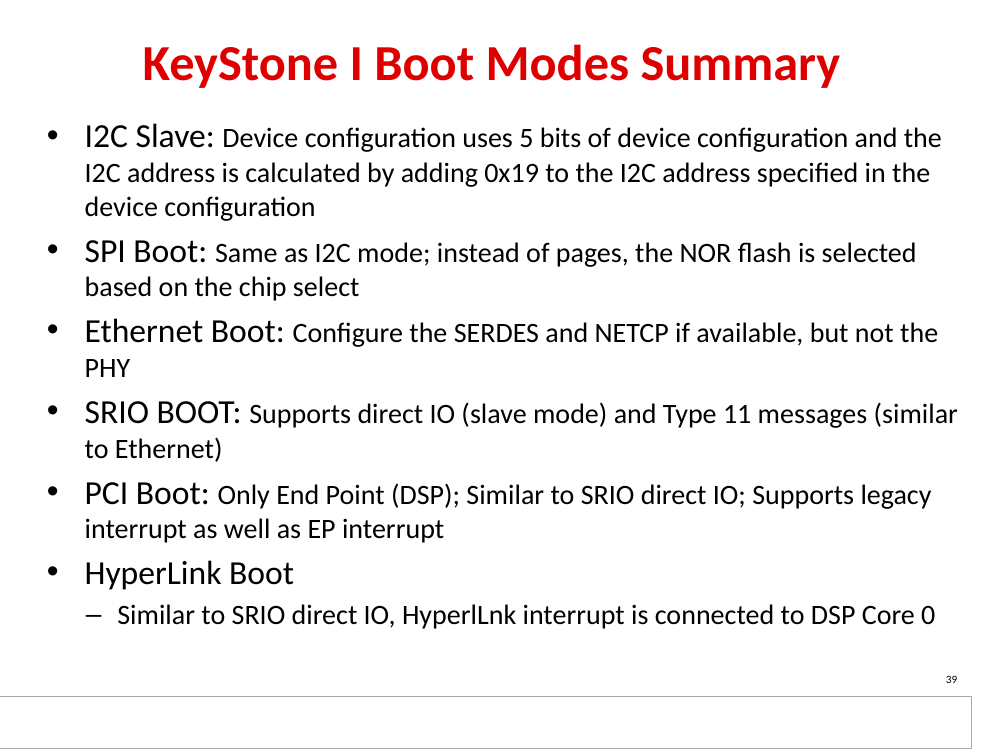
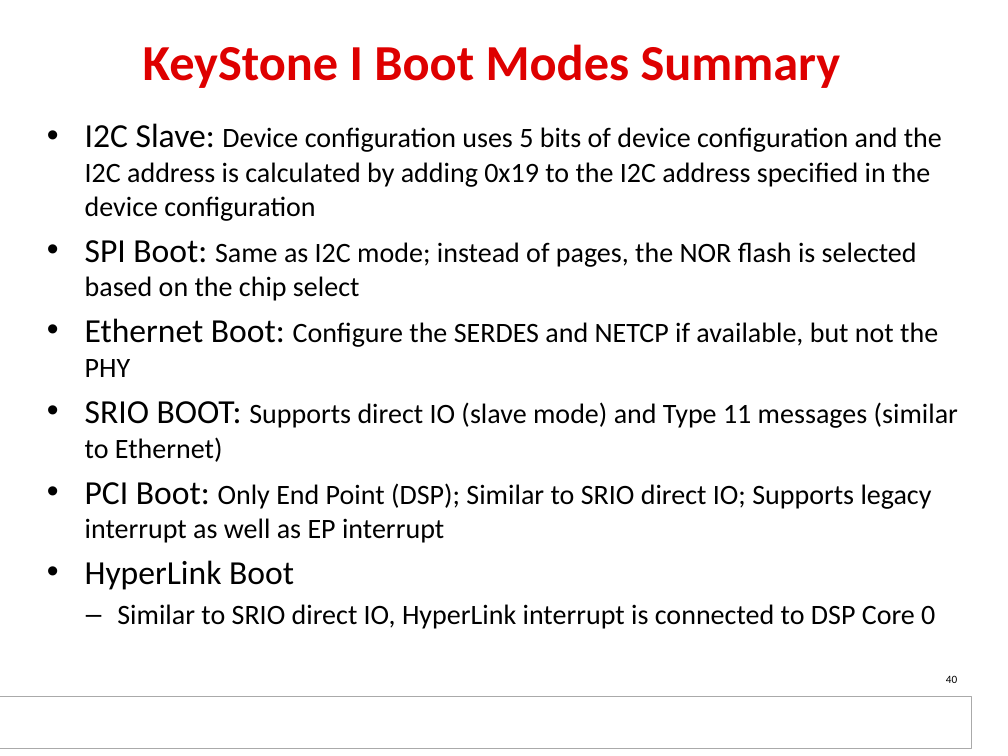
Before and after one commit to hari1989/keystone-workshop, a slide deck: slide 40 of slides/KeyStone Bootloader v2.pptx (slide 39 before the commit). Drawn at 1008x756 pixels with LibreOffice and Linux fonts; fonts in the diff are those of the drawing; background and template pictures are left out. Boxes give left, top, right and bottom in pixels: in the first picture for what was removed or moved away, otherwise in the second. Text is boxed around its words. In the diff, an @@ line names an element or a change of style, - is before the commit and + after.

```diff
--- a/slides/KeyStone Bootloader v2.pptx
+++ b/slides/KeyStone Bootloader v2.pptx
@@ text at (117, 604, 935, 629): text changed @@
-  – Similar to SRIO direct IO, HyperlLnk interrupt is connected to DSP Core 0
+  – Similar to SRIO direct IO, HyperLink interrupt is connected to DSP Core 0
@@ page number at (946, 675, 957, 683): text changed @@
-39
+40
```
Also in this commit, not shown: 1 slide added.
